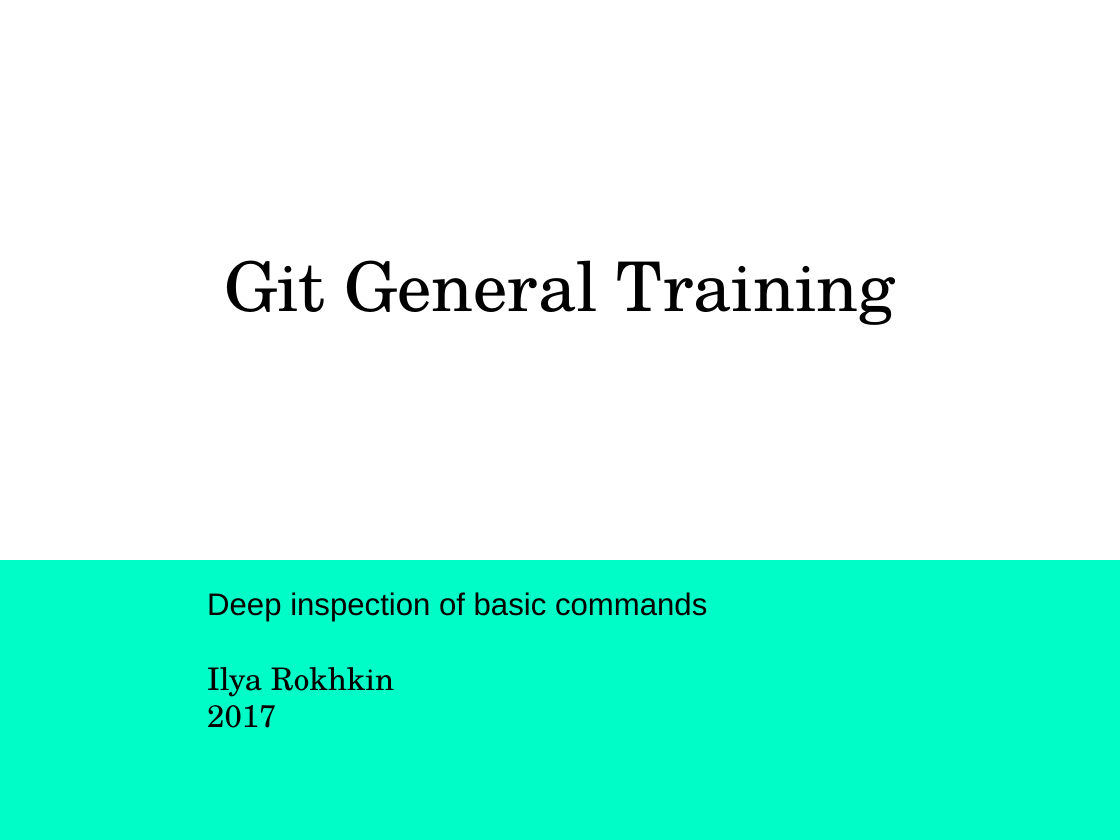
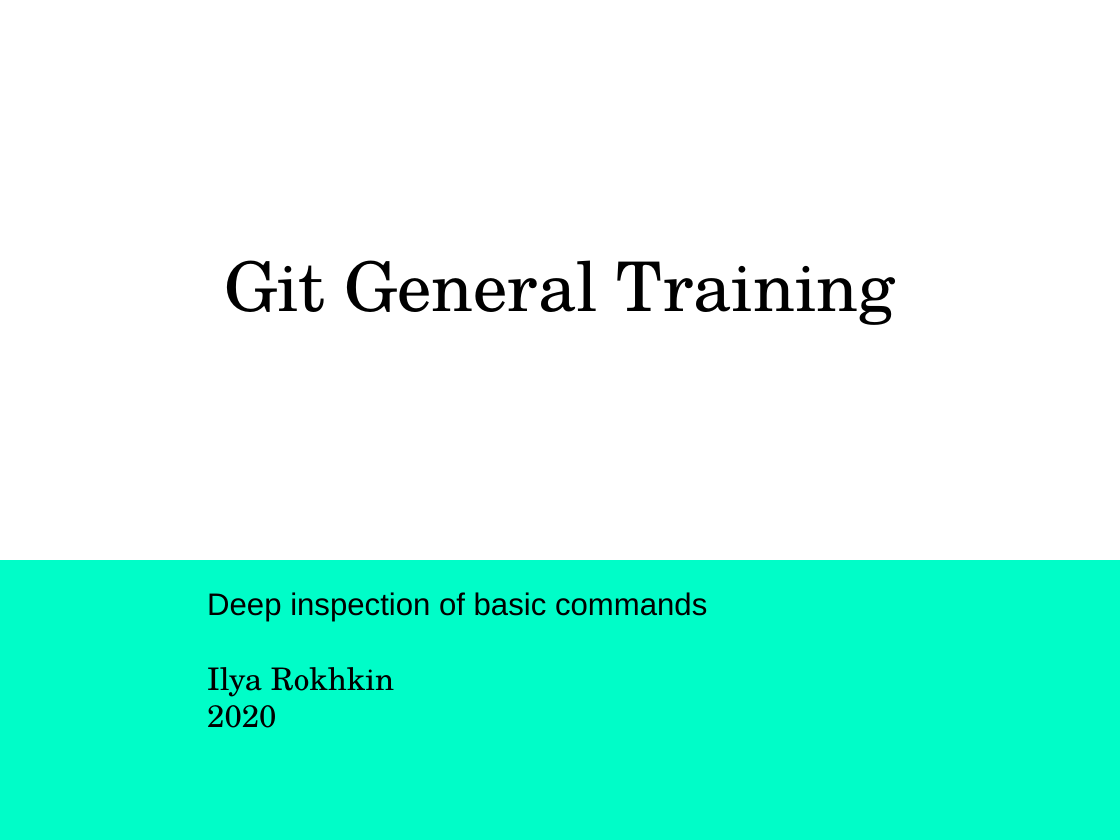
Before and after one commit to ilyaro/mysite, a slide deck: slide 1 of WorkStuff/Courses/Git/Git_General_Training_Lab/Git_General_Training_ap.ppt.pptx. Drawn at 1120x840 pixels with LibreOffice and Linux fonts; fonts in the diff are those of the drawing. Boxes give left, top, right and bottom in pixels: in the first picture for what was removed or moved away, otherwise in the second. Text is boxed around its words. In the diff, an @@ line names an element or a change of style, - is before the commit and + after.

```diff
--- a/WorkStuff/Courses/Git/Git_General_Training_Lab/Git_General_Training_ap.ppt.pptx
+++ b/WorkStuff/Courses/Git/Git_General_Training_Lab/Git_General_Training_ap.ppt.pptx
@@ subtitle at (207,696,276,728): text changed @@
-2017
+2020
```
Also in this commit, not shown: 1 other slide changed.
